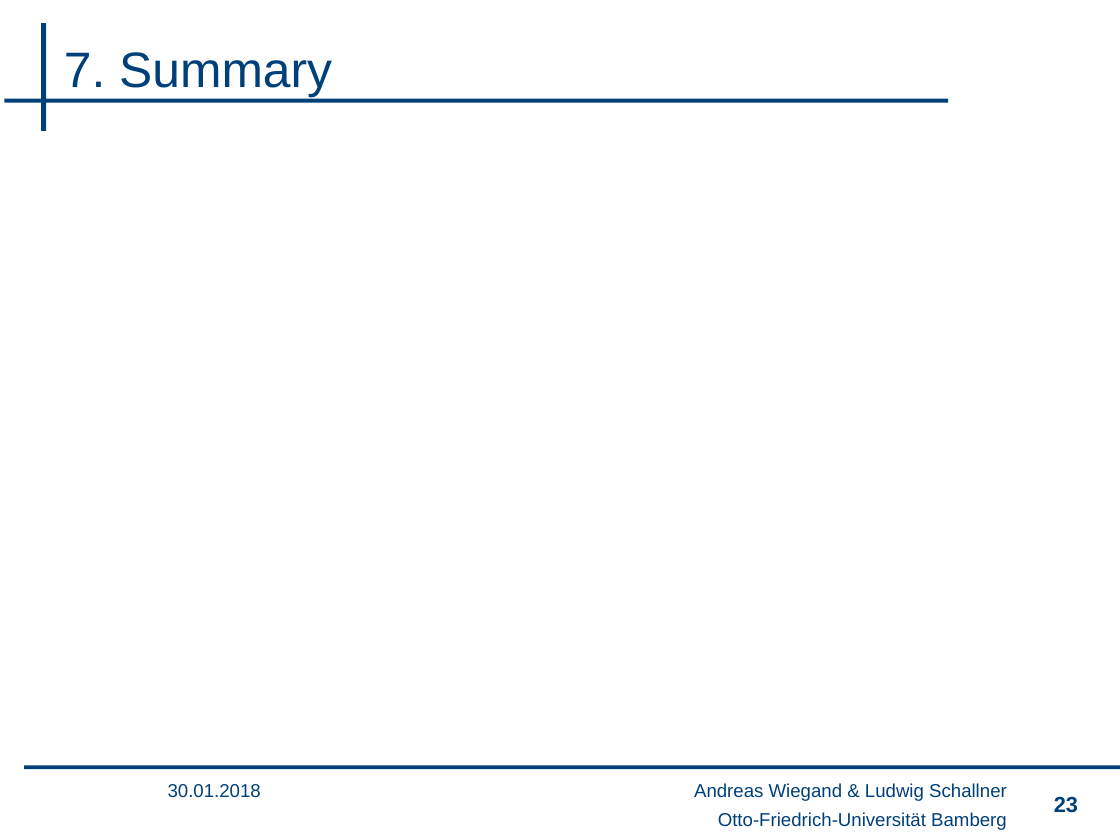
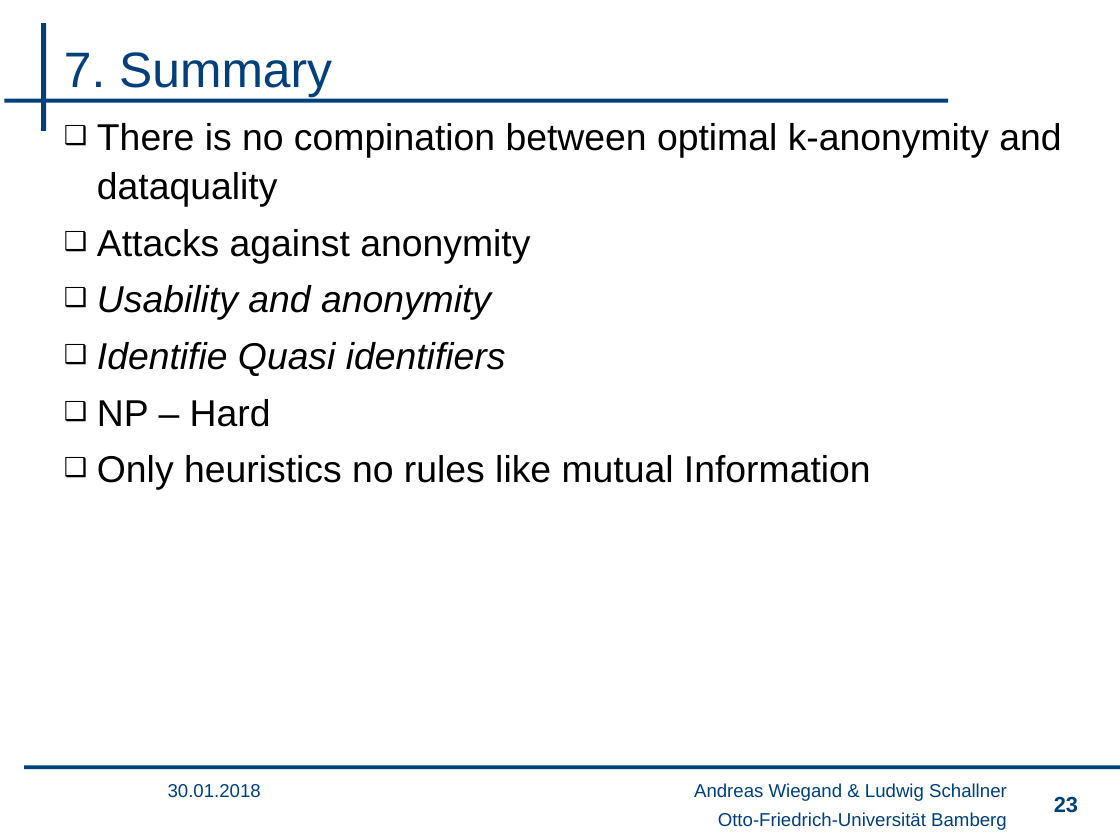
Before and after one commit to wsgan001/PSI-MSem, a slide deck: slide 23 of presentation/sicherheits_final_anV2.pptx. Drawn at 1120x840 pixels with LibreOffice and Linux fonts; fonts in the diff are those of the drawing; background and template pictures are left out. Boxes give left, top, right and bottom in pixels: in the first picture for what was removed or moved away, otherwise in the second. Text is boxed around its words. In the diff, an @@ line names an element or a change of style, - is before the commit and + after.

```diff
--- a/presentation/sicherheits_final_anV2.pptx
+++ b/presentation/sicherheits_final_anV2.pptx
@@ text added at [97, 123, 1061, 490], 24 pt, text #000000 @@
+❑ There is no compination between optimal k-anonymity and dataquality
+❑ Attacks against anonymity
+❑ Usability and anonymity
+❑ Identifie Quasi identifiers
+❑ NP – Hard
+❑ Only heuristics no rules like mutual Information
```
Also in this commit, not shown: 10 other slides changed, 1 slide added.
